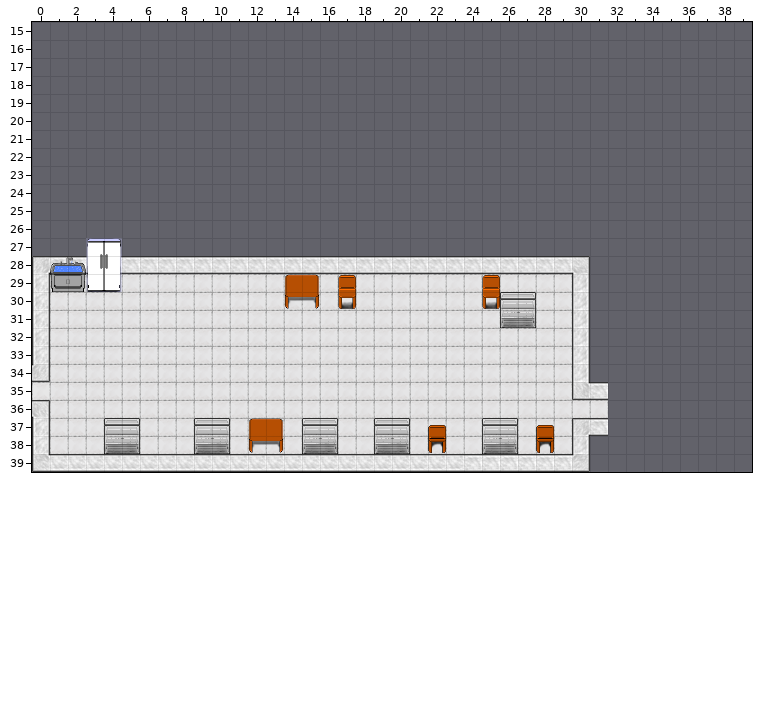
Two versions of a level (Tiled map, assets/tilemaps/level2.tmx). This is how it looked before the edit.
Cells are 32x32 px. Shown: x 0..39, y 15..39.
The same view after the edit:
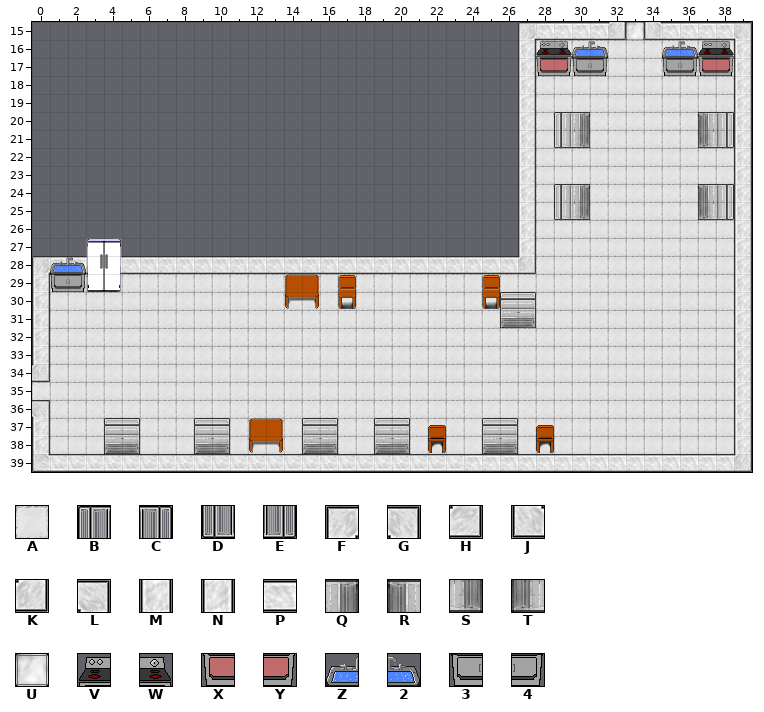
Key: from "newTileset": A 0, B 3 flipped on the diagonal, C 3 turned 90, D 4 flipped on the diagonal, E 4 turned 90, F 21, G 21 flipped left-right, H 21 flipped on the other diagonal, J 21 flipped up-down, K 21 turned 180, L 21 turned 90, M 22, N 22 turned 180, P 22 turned 90, Q 23 flipped on the diagonal, R 23 turned 90, S 24 flipped on the diagonal, T 24 turned 90, U 40, V 60, W 61, X 80, Y 81, Z 106, 2 107, 3 108, 4 109.
_ is an empty cell.
Tiles replaced or removed in this view: F, H, J, L, N, P.
See-through tiles are keyed as they look on the map.
Edits made:
Changed rows in their new state; . is an unchanged cell.
Layer "Below Player":
first column x 28:
15 .....U.....
16 AAAAAAAAAAA
17 AAAAAAAAAAA
18 AAAAAAAAAAA
19 AAAAAAAAAAA
20 AAAAAAAAAAA
21 AAAAAAAAAAA
22 AAAAAAAAAAA
23 AAAAAAAAAAA
24 AAAAAAAAAAA
25 AAAAAAAAAAA
26 AAAAAAAAAAA
27 AAAAAAAAAAA
28 AAAAAAAAAAA
29 ..AAAAAAAAA
30 ..AAAAAAAAA
31 ..AAAAAAAAA
32 ..AAAAAAAAA
33 ..AAAAAAAAA
34 ..AAAAAAAAA
35 ..AAAAAAAAA
36 ....AAAAAAA
37 ..AAAAAAAAA
38 ..AAAAAAAAA
Layer "World":
first column x 27:
15 FPPPPK.JPPPPG
16 MVWZ2...Z2VWM
17 MXY34...34XYM
18 M...........M
19 M...........M
20 M..Q......R.M
21 M..S......T.M
22 M...........M
23 M...........M
24 M..Q......R.M
25 M..S......T.M
26 M...........M
27 M...........M
28 K___........M
29 ..._........M
30 ..._........M
31 ..._........M
32 ..._........M
33 ..._........M
34 ..._........M
35 ...__.......M
36 ............M
37 ...__.......M
38 ..._........M
39 ...PPPPPPPPPK
Layer "Above Player":
first column x 29:
20 B........C
21 D........E
24 B........C
25 D........E
28 ._........
first column x 30:
35 _
37 _
39 _
